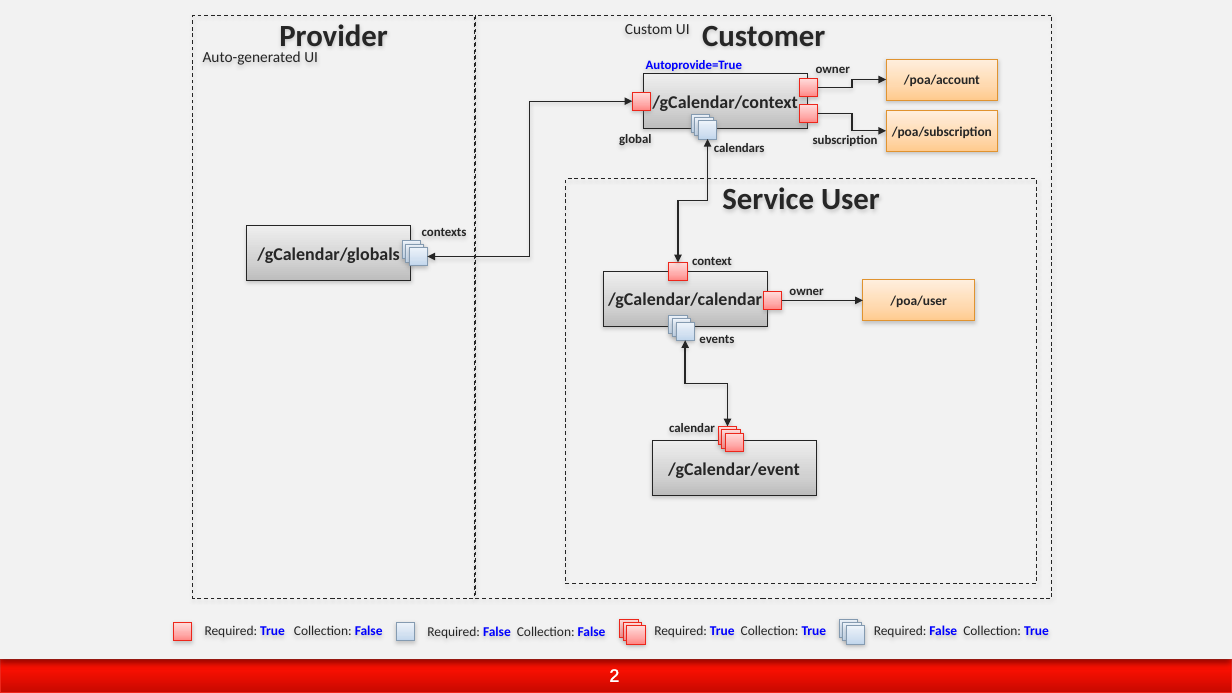
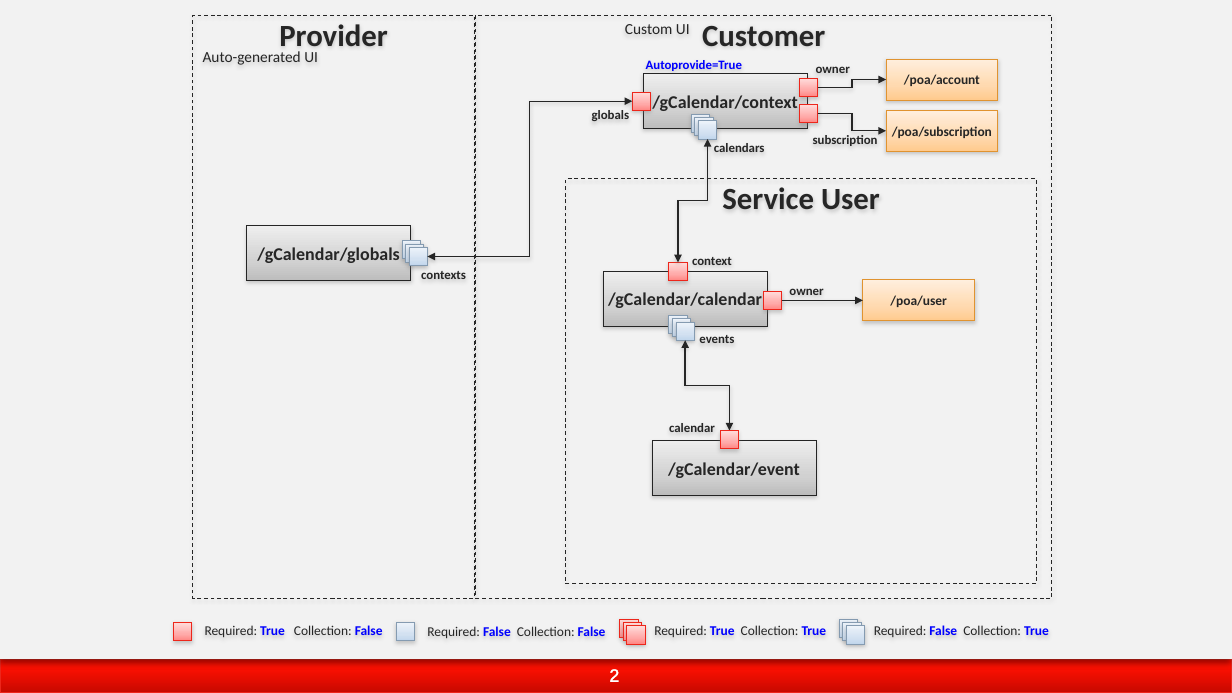
Before and after one commit to gear54rus/gcalendar, a slide deck: slide 2 of package/doc/Resource Model.pptx. Drawn at 1232x693 pixels with LibreOffice and Linux fonts; fonts in the diff are those of the drawing; background and template pictures are left out. Boxes give left, top, right and bottom in pixels: in the first picture for what was removed or moved away, otherwise in the second. Text is boxed around its words. In the diff, an @@ line names an element or a change of style, - is before the commit and + after.

Commit message:
Defined services in APP-META
- Updated 'globals' service
- Created appropriate code files for services
- Formatted APP-META

```diff
--- a/package/doc/Resource Model.pptx
+++ b/package/doc/Resource Model.pptx
@@ text at bbox=[592, 110, 630, 121]: text changed @@
-global
+globals
@@ text "contexts": place and size @@
-text "contexts" at bbox=[422, 228, 467, 236]
+text "contexts" at bbox=[421, 271, 466, 279]
@@ elbow double arrow moved from (727, 426) - (686, 340) to (729, 431) - (686, 340) @@
@@ rectangle removed at bbox=[718, 426, 737, 445] @@
@@ rectangle removed at bbox=[726, 433, 744, 452] @@
```
Also in this commit, not shown: 6 other files.
